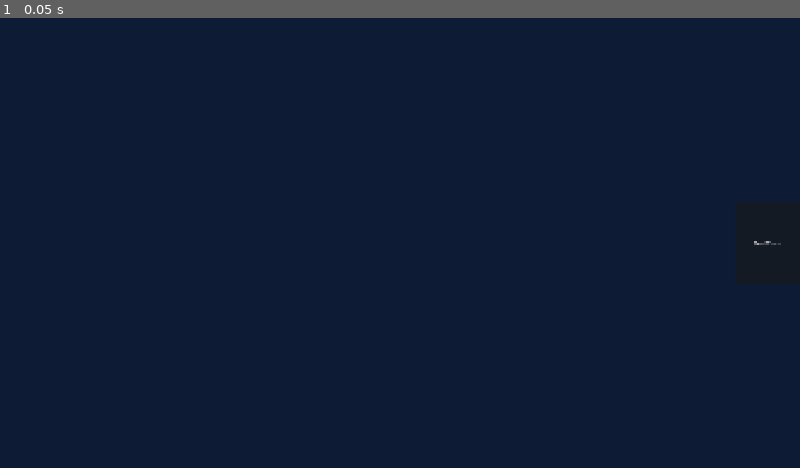
Above: before the commit, frame 1.
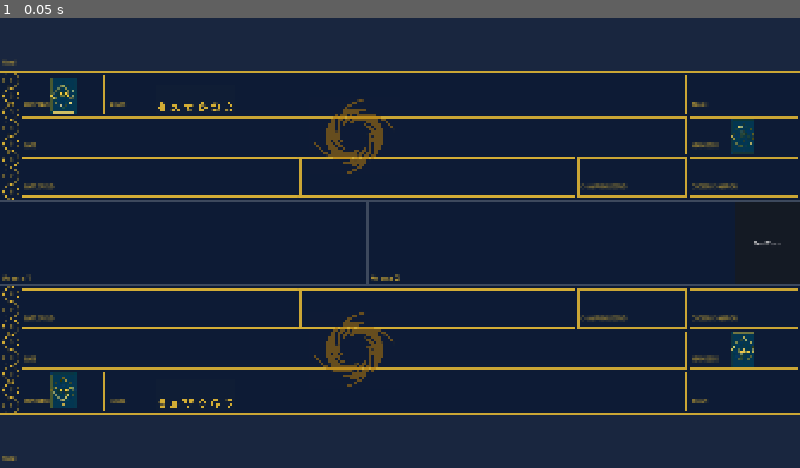
Above: after the commit, the same moment.

Repository: hashirmohammad/RiftBound
Game: Godot game, scene res://Scenes/main.tscn
Two runs of this game, one before a commit and one after it. Both use one fixed random seed, a clock stepped at 60 frames per second and the inputs below.
Inputs:
- Up to frame 1 (0.05 s): no input

The runs differ from the first frame. In frame 1, 8.5% of the frame differs, in the area x 0-100%, y 9-99%.
Error before the commit: Parse Error: Could not parse global class "PlayerState" from "res://Scripts/player_state.gd". (res://Scripts/Board.gd:445)

Commit message:
Finializing

Diff:
--- a/Scripts/player_state.gd
+++ b/Scripts/player_state.gd
@@ -45,13 +45,6 @@
 			count += 1
 	return count
 
-func awaken_rune_count() -> int:
-	var count = 0
-	for r in rune_pool:
-		if not r.is_exhausted():
-			count += 1
-	return count
-
 func draw_rune() -> Variant:
 	if rune_deck.is_empty():
 		return null
